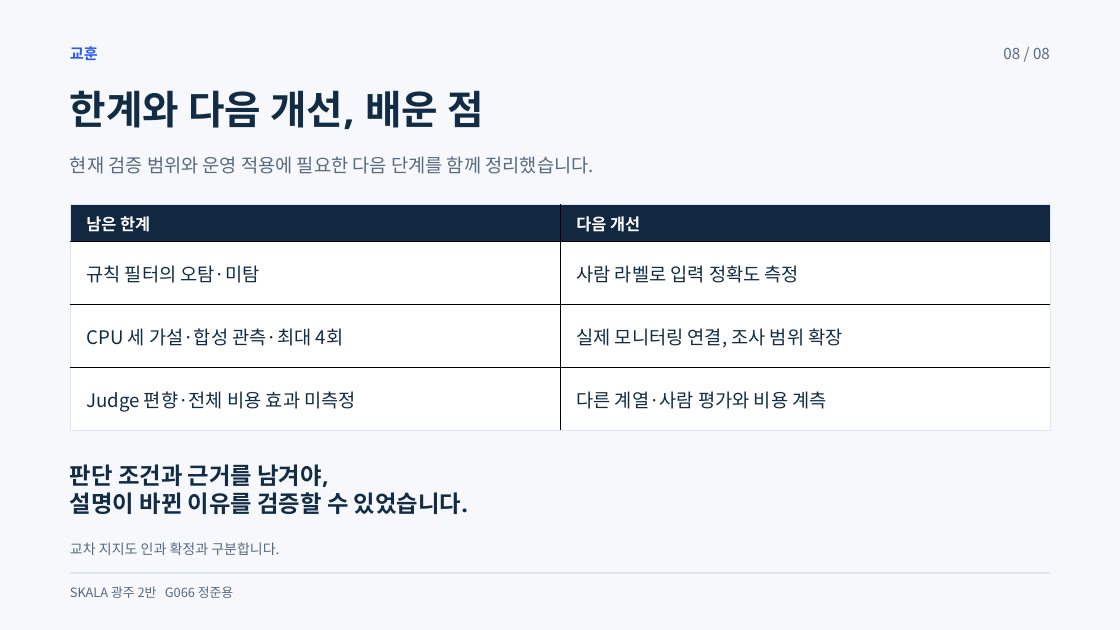
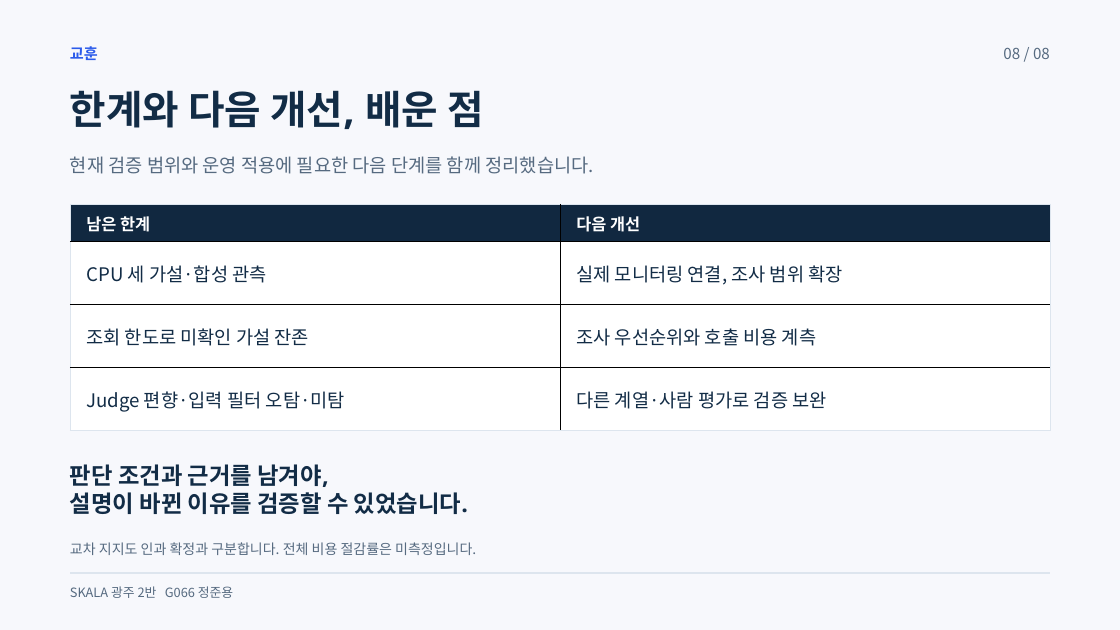
Before and after one commit to beshurl/skala-ai-mini-project, a slide deck: slide 8 of doc/presentation/운영진단_에이전트_5분발표.pptx. Drawn at 1120x630 pixels with LibreOffice and Linux fonts; fonts in the diff are those of the drawing. Boxes give left, top, right and bottom in pixels: in the first picture for what was removed or moved away, otherwise in the second. Text is boxed around its words. In the diff, an @@ line names an element or a change of style, - is before the commit and + after.

```diff
--- a/doc/presentation/운영진단_에이전트_5분발표.pptx
+++ b/doc/presentation/운영진단_에이전트_5분발표.pptx
@@ table at <box>70,204,1050,426</box> @@
-row 2, column 1: 규칙 필터의 오탐·미탐
+row 2, column 1: CPU 세 가설·합성 관측
-row 2, column 2: 사람 라벨로 입력 정확도 측정
+row 2, column 2: 실제 모니터링 연결, 조사 범위 확장
-row 3, column 1: CPU 세 가설·합성 관측·최대 4회
+row 3, column 1: 조회 한도로 미확인 가설 잔존
-row 3, column 2: 실제 모니터링 연결, 조사 범위 확장
+row 3, column 2: 조사 우선순위와 호출 비용 계측
-row 4, column 1: Judge 편향·전체 비용 효과 미측정
+row 4, column 1: Judge 편향·입력 필터 오탐·미탐
-row 4, column 2: 다른 계열·사람 평가와 비용 계측
+row 4, column 2: 다른 계열·사람 평가로 검증 보완
@@ text at <box>70,542,476,555</box>: text changed @@
-교차 지지도 인과 확정과 구분합니다.
+교차 지지도 인과 확정과 구분합니다. 전체 비용 절감률은 미측정입니다.
```
Also in this commit, not shown: 4 other slides changed, 6 other files.
